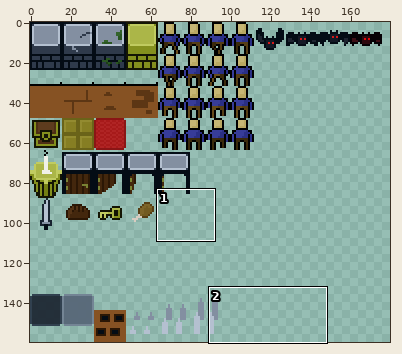
One commit to this sprite sheet: _games/ancient-maze/TileSetForMaze.png. The first picture is a wide view before the edit; the outline marks the close-up.
Close-up. Before the commit:
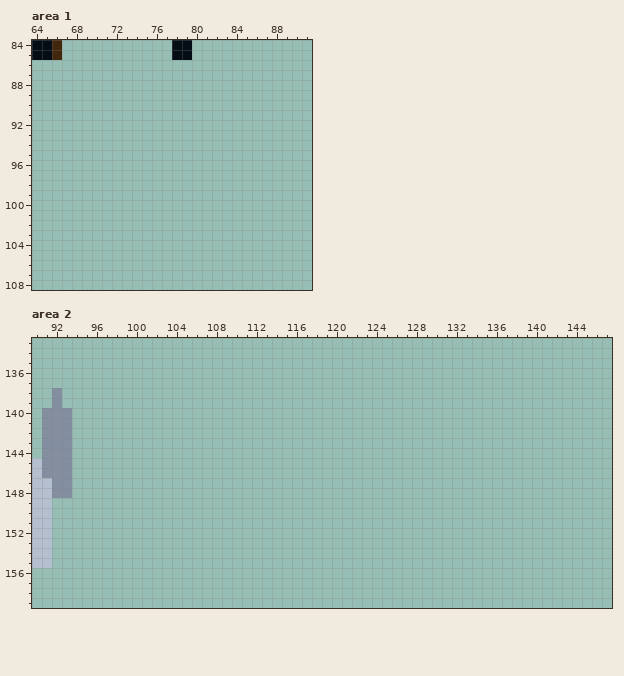
The file is 960x800 pixels, drawn in blocks of 5x5; one block is one cell here. Colours within 5 levels of each other are drawn and written as one. Shown: area 1: x 64..91, y 84..108; area 2: x 90..147, y 133..159. The wide view leaves out empty margins.
The result:
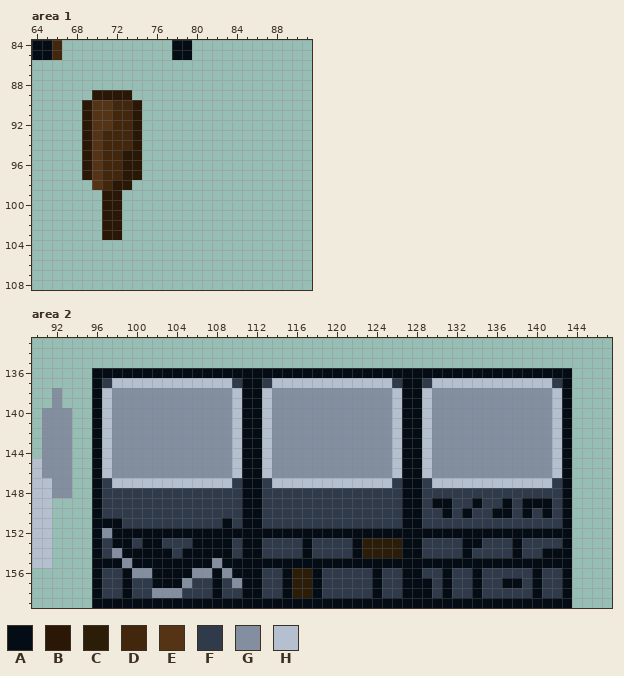
Palette (. is transparent): A #040c15  B #2b1705  C #2b1d08  D #43270d  E #553416  F #2f3a4b  G #838fa1  H #b4c0d0
From old to new:
Area 1:
Colour B is added in row 89 at x 70 to 73; in rows 90 to 94 at x 69 and 74; in rows 95 to 97 at x 69 and 73 to 74; in row 98 at x 72 to 73; in rows 99 to 103 at x 71 to 72.
Colour D is added in rows 90 to 92 at x 72 to 73; in rows 93 to 94 at x 71 to 73; in rows 95 to 97 at x 71 to 72; in row 98 at x 71.
Colour E is added in rows 90 to 92 at x 70 to 71; in rows 93 to 98 at x 70.
Area 2:
Colour A is added in row 136 at x 96 to 143; in rows 137 to 148 at x 96, 111 to 112, 127 to 128 and 143; in row 149 at x 96, 111 to 112, 127 to 128, 130 to 131, 134, 137, 139 to 141 and 143; in row 150 at x 96, 111 to 112, 127 to 128, 131, 133, 136 to 137, 139, 141 and 143; in row 151 at x 96 to 98, 109, 111 to 112, 127 to 128 and 143; in row 152 at x 96 and 98 to 143.
Colour A is added in row 153 at x 96, 98 to 99, 101 to 102, 106 to 109, 111 to 112, 117, 122, 127 to 128, 133 to 134, 138 and 143; in row 154 at x 96, 99 to 103, 105 to 109, 111 to 112, 117, 122, 127 to 128, 133, 138 and 141 to 143; in row 155 at x 96 to 98, 100 to 107 and 109 to 143; in row 156 at x 96, 99, 102 to 105, 108, 110 to 112, 115, 118, 124, 127 to 128, 131, 134, 140 and 143; in row 157 at x 96, 99, 102 to 104, 108, 111 to 112, 115, 118, 124, 127 to 129, 131, 134, 137 to 138, 140 and 143; in row 158 at x 96, 99, 108, 111 to 112, 115, 118, 124, 127 to 129, 131, 134, 140 and 143.
Colour A is added in row 159 at x 96 to 143.
Colour C is added in rows 153 to 154 at x 123 to 126; in rows 156 to 158 at x 116 to 117.
Colour F is added in row 137 at x 97, 110, 113, 126, 129 and 142; in row 147 at x 97, 110, 113, 126, 129 and 142; in row 148 at x 97 to 110, 113 to 126 and 129 to 142; in row 149 at x 97 to 110, 113 to 126, 129, 132 to 133, 135 to 136, 138 and 142; in row 150 at x 97 to 110, 113 to 126, 129 to 130, 132, 134 to 135, 138, 140 and 142; in row 151 at x 99 to 108, 110, 113 to 126 and 129 to 142.
Colour F is added in row 153 at x 97, 100, 103 to 105, 110, 113 to 116, 118 to 121, 129 to 132, 135 to 137 and 139 to 142; in row 154 at x 97, 104, 110, 113 to 116, 118 to 121, 129 to 132, 134 to 137 and 139 to 140; in row 156 at x 97 to 98, 113 to 114, 119 to 123, 125 to 126, 129 to 130, 132 to 133, 135 to 139 and 141 to 142; in row 157 at x 97 to 98, 100 to 101, 106 to 107, 109, 113 to 114, 119 to 123, 125 to 126, 130, 132 to 133, 135 to 136, 139 and 141 to 142; in row 158 at x 97 to 98, 100 to 101, 105 to 107, 109 to 110, 113 to 114, 119 to 123, 125 to 126, 130, 132 to 133, 135 to 139 and 141 to 142.
Colour G is added in rows 138 to 146 at x 98 to 109, 114 to 125 and 130 to 141; in row 152 at x 97; in row 154 at x 98; in row 155 at x 99 and 108; in row 156 at x 100 to 101, 106 to 107 and 109; in row 157 at x 105 and 110.
Colour G is added in row 158 at x 102 to 104.
Colour H is added in row 137 at x 98 to 109, 114 to 125 and 130 to 141; in rows 138 to 146 at x 97, 110, 113, 126, 129 and 142; in row 147 at x 98 to 109, 114 to 125 and 130 to 141.
